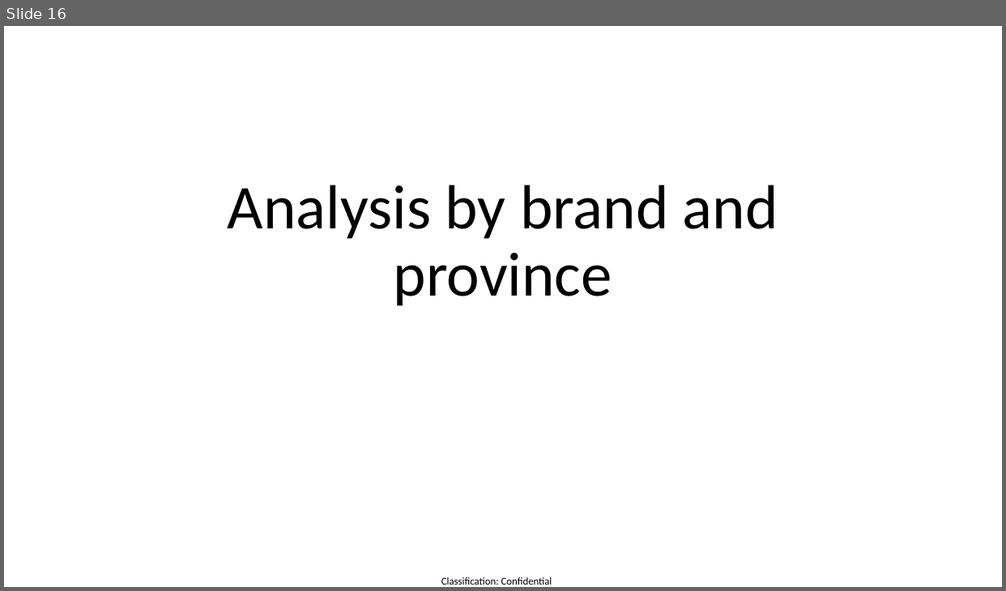
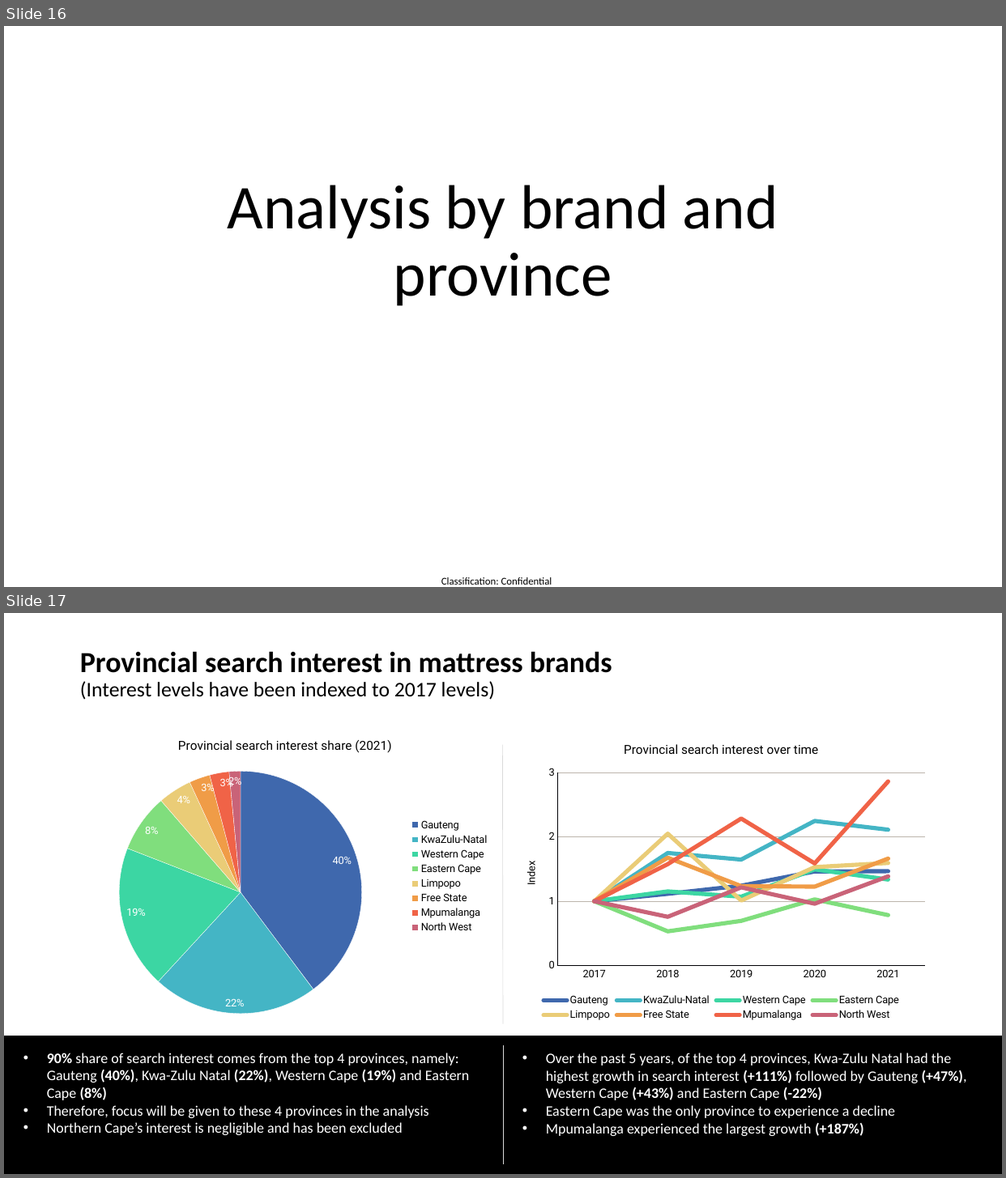
Before and after one commit to twdobson/mattress-trends, a slide deck: bravo_preso.pptx. Shown one above the other, each under a label of ours: slide 16 before the commit, slides 16 and 17 after it. The pictures are 1006x591 and 1006x1178 pixels, drawn with LibreOffice and Linux fonts; fonts in the diff are those of the drawing. Boxes give left, top, right and bottom in pixels: in the first picture for what was removed or moved away, otherwise in the second. Text is boxed around its words. In the diff, an @@ line names an element or a change of style, - is before the commit and + after.

Commit message:
setup mattress trends repo

```diff
--- a/bravo_preso.pptx
+++ b/bravo_preso.pptx
@@ slide 17 added at [4,613,1002,1174], background #FFFFFF; not listed: 1 template element that a slide beside it also shows @@
@@ title added at [80,651,612,700], 20 pt, text #000000 @@
+Provincial search interest in mattress brands
+(Interest levels have been indexed to 2017 levels)
@@ pie chart added at [73,729,497,1024] @@
+title "Provincial search interest share (2021) "
+categories: Gauteng, KwaZulu-Natal, Western Cape, Eastern Cape, Limpopo, Free State, Mpumalanga, North West
+Series 1: 40, 22, 19, 8, 4, 3, 3, 2
@@ line chart added at [509,729,934,1024] @@
+title "Provincial search interest over time "
+categories: 2017, 2018, 2019, 2020, 2021
+Gauteng: 1, 1.11, 1.24, 1.46, 1.47
+KwaZulu-Natal: 1, 1.75, 1.65, 2.25, 2.11
+Western Cape: 1, 1.15, 1.07, 1.49, 1.34
+Eastern Cape: 1, 0.53, 0.69, 1.03, 0.78
+Limpopo: 1, 2.05, 1.01, 1.53, 1.59
+Free State: 1, 1.68, 1.23, 1.23, 1.66
+Mpumalanga: 1, 1.58, 2.28, 1.59, 2.86
+North West: 1, 0.76, 1.21, 0.96, 1.39
@@ line added from (503, 745) to (503, 1024), #D9D9D9 0.5 pt @@
@@ rectangle added at [4,1037,1002,1174], fill #000000, outline #000000 1 pt @@
@@ line added from (503, 1046) to (503, 1165), #D9D9D9 0.5 pt @@
@@ text added at [47,1053,469,1135], 14 pt, text #FFFFFF @@
+• 90% share of search interest comes from the top 4 provinces, namely: Gauteng (40%), Kwa-Zulu Natal (22%), Western Cape (19%) and Eastern Cape (8%)
+• Therefore, focus will be given to these 4 provinces in the analysis
+• Northern Cape’s interest is negligible and has been excluded
@@ text added at [546,1053,967,1136], 14 pt, text #FFFFFF @@
+• Over the past 5 years, of the top 4 provinces, Kwa-Zulu Natal had the highest growth in search interest (+111%) followed by Gauteng (+47%), Western Cape (+43%) and Eastern Cape (-22%)
+• Eastern Cape was the only province to experience a decline
+• Mpumalanga experienced the largest growth (+187%)
```
Also in this commit, not shown: 5 slides changed, 13 other slides added, 1 slide removed, 6 other files.
